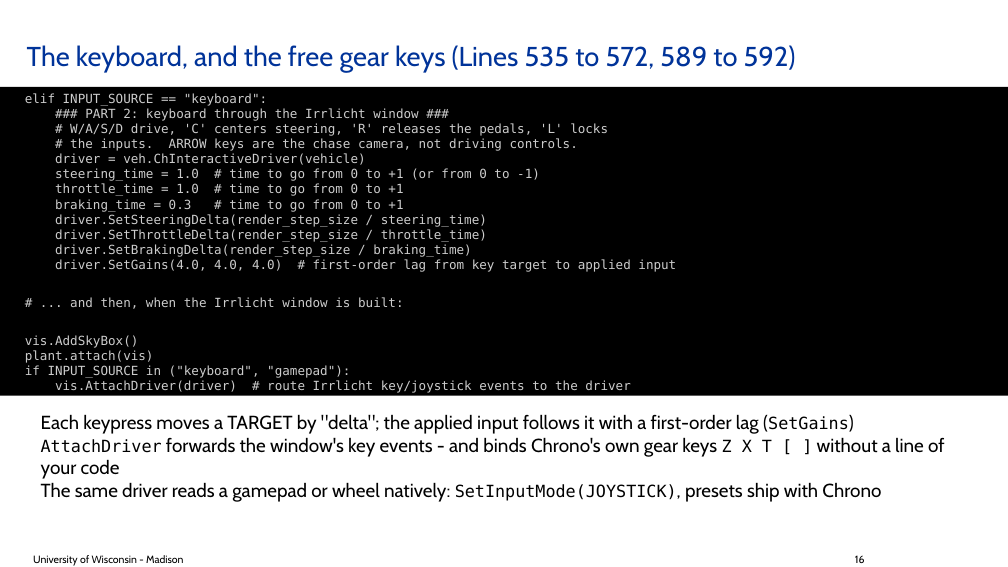
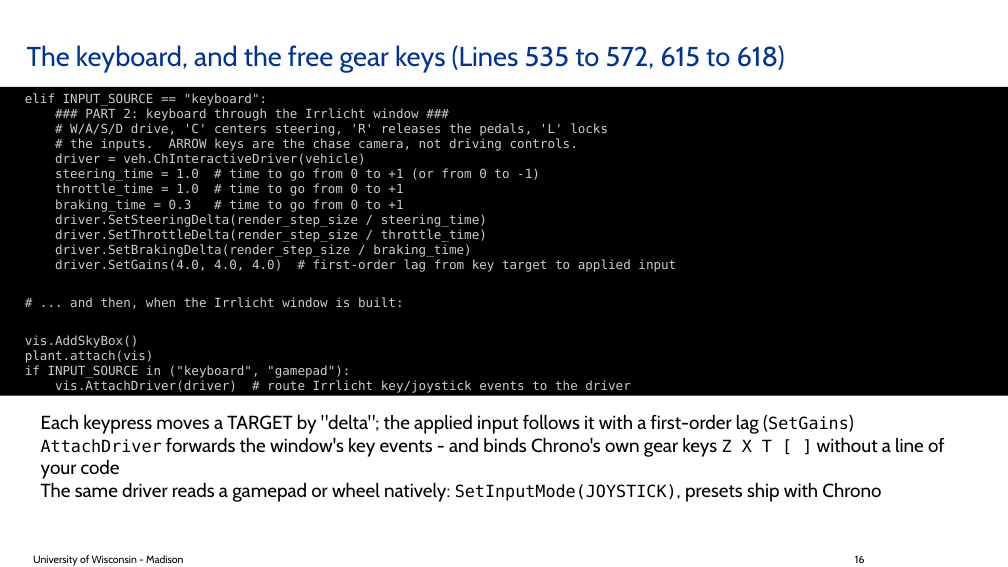
Before and after one commit to ksha23/chrono-hil-tutorial, a slide deck: slide 16 of proposals/A_why_first.pptx. Drawn at 1008x567 pixels with LibreOffice and Linux fonts; fonts in the diff are those of the drawing; background and template pictures are left out. Boxes give left, top, right and bottom in pixels: in the first picture for what was removed or moved away, otherwise in the second. Text is boxed around its words. In the diff, an @@ line names an element or a change of style, - is before the commit and + after.

```diff
--- a/proposals/A_why_first.pptx
+++ b/proposals/A_why_first.pptx
@@ title at [27, 45, 785, 72]: text changed @@
-The keyboard, and the free gear keys (Lines 535 to 572, 589 to 592)
+The keyboard, and the free gear keys (Lines 535 to 572, 615 to 618)
```
Also in this commit, not shown: 1 other slide changed, 7 other files.
